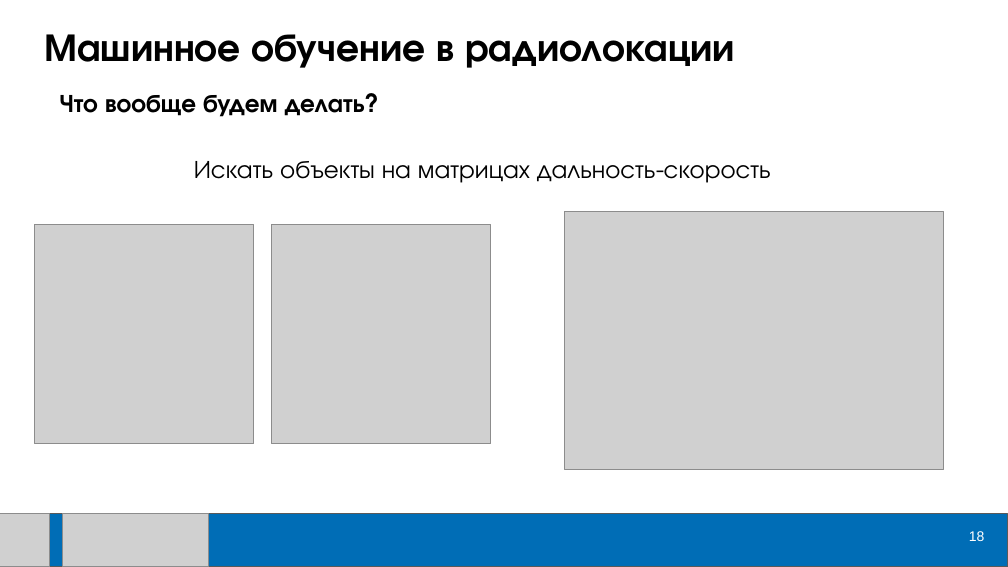
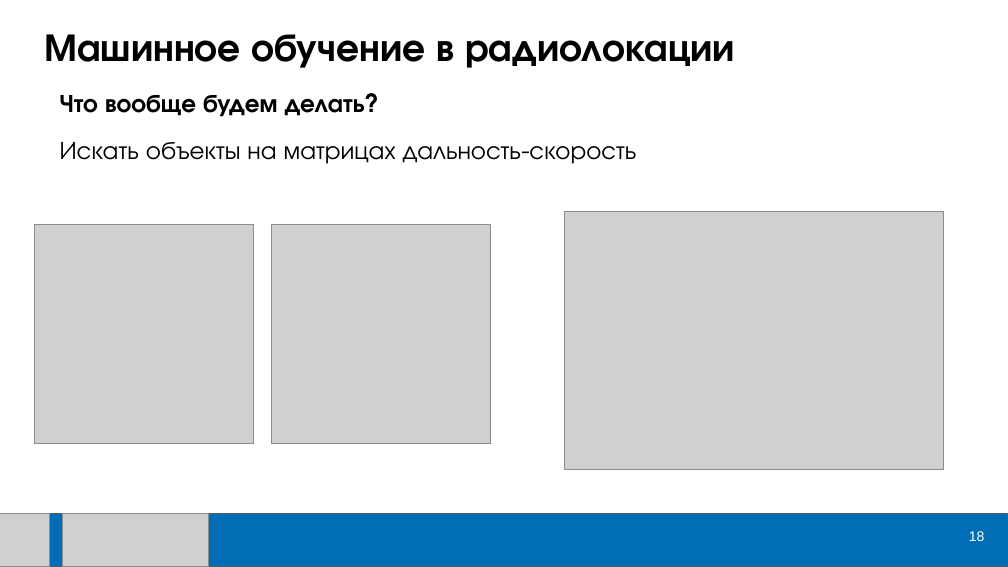
Before and after one commit to ml-dafe/ML_radiolocation_MIPT, a slide deck: slide 18 of Лекции/Лекция_01.pptx. Drawn at 1008x567 pixels with LibreOffice and Linux fonts; fonts in the diff are those of the drawing; grey boxes stand for pictures. Boxes give left, top, right and bottom in pixels: in the first picture for what was removed or moved away, otherwise in the second. Text is boxed around its words. In the diff, an @@ line names an element or a change of style, - is before the commit and + after.

```diff
--- a/Лекции/Лекция_01.pptx
+++ b/Лекции/Лекция_01.pptx
@@ text "Искать объекты на матрицах дальность-скорость": place and size @@
-text "Искать объекты на матрицах дальность-скорость" at [194, 161, 771, 183]
+text "Искать объекты на матрицах дальность-скорость" at [60, 142, 636, 164]
```
Also in this commit, not shown: 1 other slide changed, 1 slide added.
